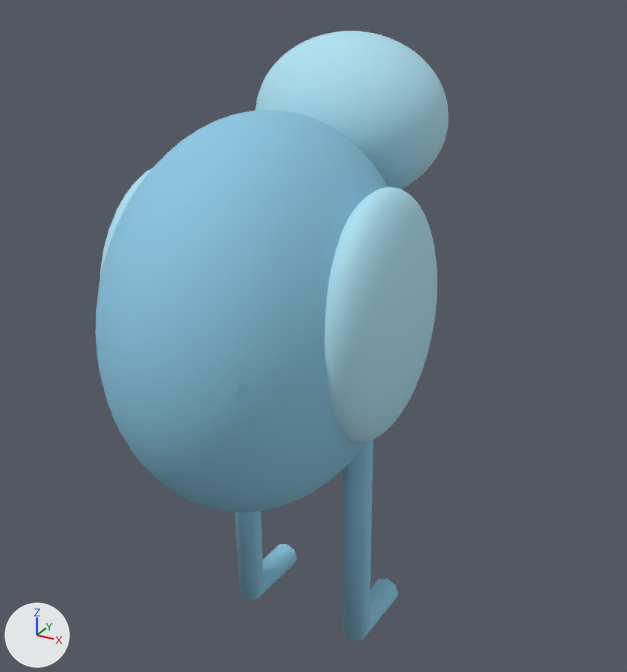
Renders of the glTF model public/models/candidates/species/bird.glb from each side of a commit.
One viewpoint serves both versions: a 50 mm lens placed at (1.081, -1.874, 1.999), pointed at (0.018, 0.058, 1.034). Lighting does not change. The marker at lower left points along +X, +Y and +Z. The picture after the commit comes second.

The first picture shows 'Anatomical bird torso', 'Skinned bird skull', 'bird shin -1', 'bird shin 1', 'bird wing -1', 'bird wing 1'.
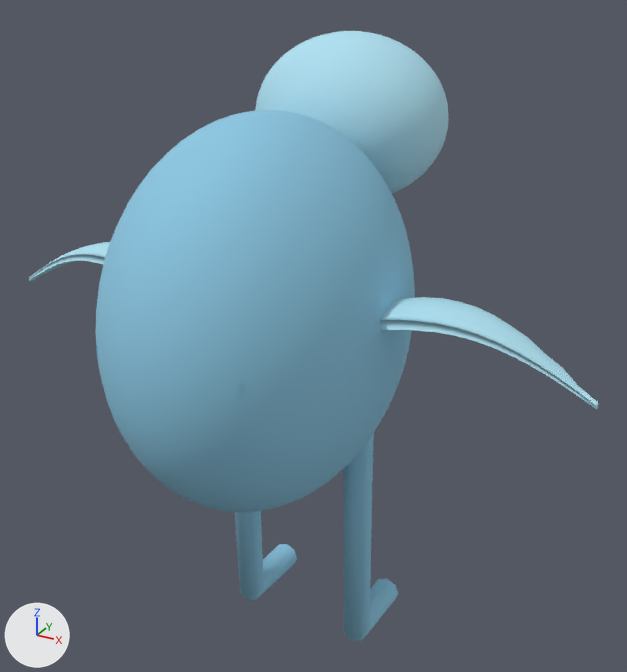
What differs and where, as boxes [x1, y1, x2, y2] in the pictures (627 x 672 px):
```json
{"object": "bird wing 1", "change": "deleted", "before": [324, 187, 437, 444], "on screen": "cyan"}
{"object": "bird continuous feathered wing right", "change": "added", "after": [380, 297, 599, 410], "on screen": "cyan"}
{"object": "bird continuous feathered wing left", "change": "added", "after": [29, 242, 110, 282], "on screen": "cyan"}
{"object": "bird wing -1", "change": "deleted", "before": [100, 168, 152, 278], "on screen": "mostly hidden"}
```

Edits to the scene script, one JSON object a line:
```json
{"op": "add", "block": "me_bird_continuous_feathered_wing_right_sculpted_geometry", "code": ["me_bird_continuous_feathered_wing_right_sculpted_geometry = bpy.data.meshes.new('bird continuous feathered wing right sculpted geometry')", "me_bird_continuous_feathered_wing_right_sculpted_geometry.from_pydata(...)  # 336 vertices, 668 faces; spans x 0.255..0.822, y -0.222..-0.064, z 1.112..1.278", "me_bird_continuous_feathered_wing_right_sculpted_geometry.materials.append(mat_bird_pale_markings)  # cyan #afe1f1"]}
{"op": "add", "block": "me_bird_continuous_feathered_wing_left_sculpted_geometry", "code": ["me_bird_continuous_feathered_wing_left_sculpted_geometry = bpy.data.meshes.new('bird continuous feathered wing left sculpted geometry')", "me_bird_continuous_feathered_wing_left_sculpted_geometry.from_pydata(...)  # 336 vertices, 668 faces; spans x -0.822..-0.255, y -0.222..-0.064, z 1.112..1.278", "me_bird_continuous_feathered_wing_left_sculpted_geometry.materials.append(mat_bird_pale_markings)  # cyan #afe1f1"]}
{"op": "remove", "block": "ob_bird_wing__1", "code": ["ob_bird_wing__1 = bpy.data.objects.new('bird wing -1', me_sphere_061)", "ob_bird_wing__1.location = (0.0, 0.0, 0.0)"]}
{"op": "remove", "block": "ob_bird_wing_1", "code": ["ob_bird_wing_1 = bpy.data.objects.new('bird wing 1', me_sphere_062)", "ob_bird_wing_1.location = (0.0, 0.0, 0.0)"]}
{"op": "add", "block": "ob_bird_continuous_feathered_wing_right", "code": ["ob_bird_continuous_feathered_wing_right = bpy.data.objects.new('bird continuous feathered wing right', me_bird_continuous_feathered_wing_right_sculpted_geometry)", "ob_bird_continuous_feathered_wing_right.location = (0.0, 0.0, 0.0)"]}
{"op": "add", "block": "ob_bird_continuous_feathered_wing_left", "code": ["ob_bird_continuous_feathered_wing_left = bpy.data.objects.new('bird continuous feathered wing left', me_bird_continuous_feathered_wing_left_sculpted_geometry)", "ob_bird_continuous_feathered_wing_left.location = (0.0, 0.0, 0.0)"]}
```
